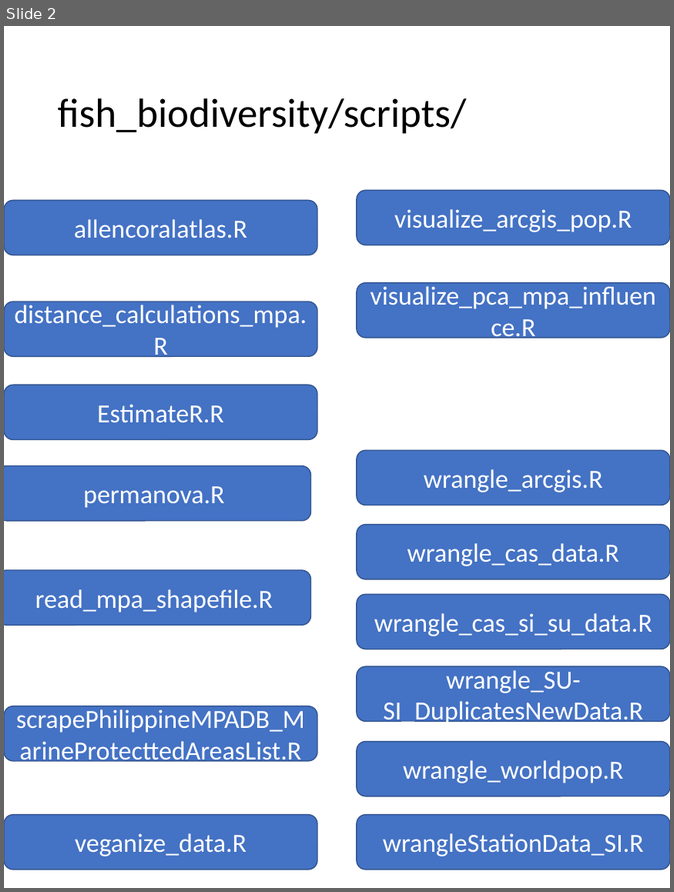
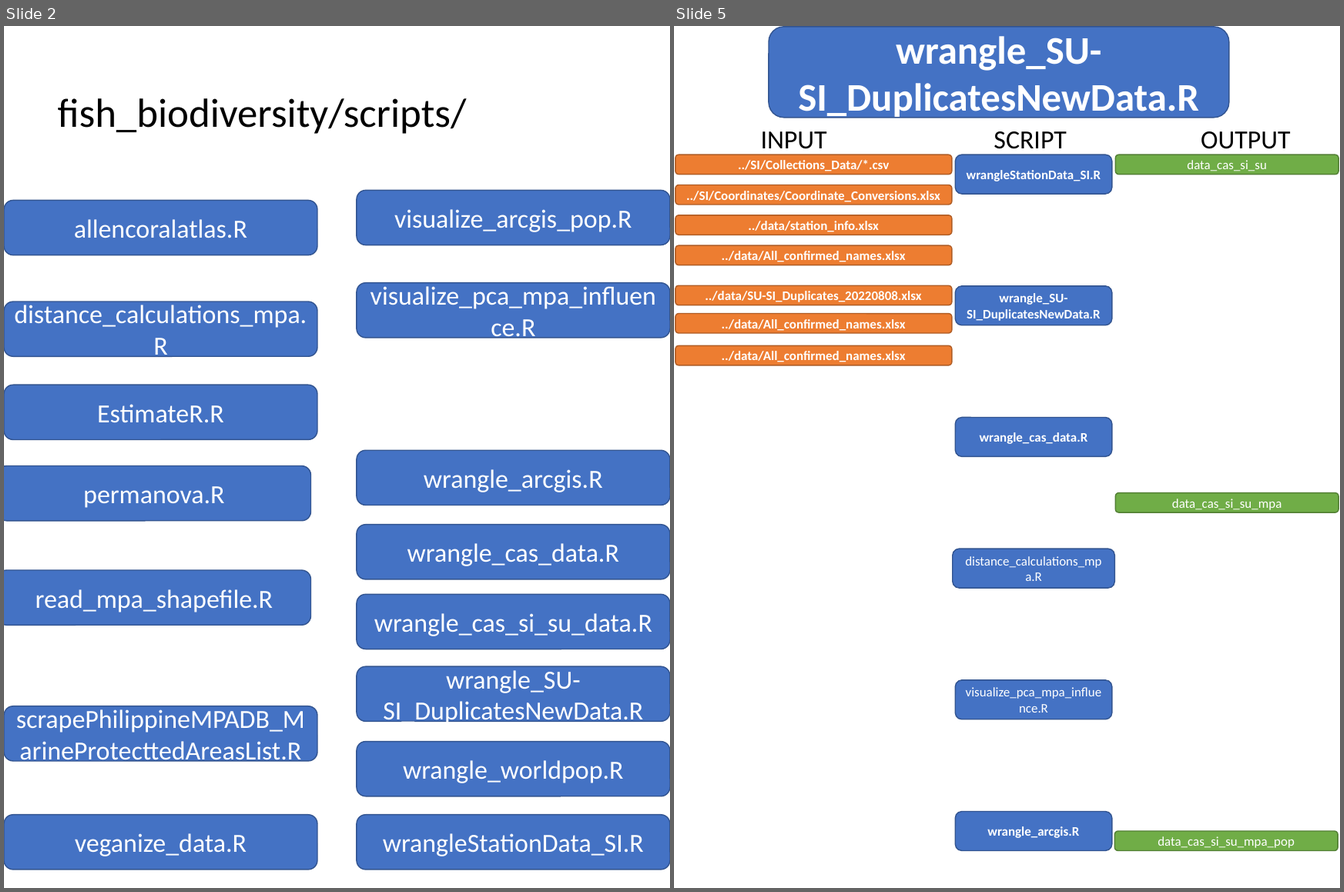
Before and after one commit to philippinespire/fish_biodiversity, a slide deck: scripts/flowchart_scripts.pptx. Shown side by side, each under a label of ours: slide 2 before the commit, slides 2 and 5 after it; the slides between them are not shown. The pictures are 674x892 and 1344x892 pixels, drawn with LibreOffice and Linux fonts; fonts in the diff are those of the drawing. Boxes give left, top, right and bottom in pixels: in the first picture for what was removed or moved away, otherwise in the second. Text is boxed around its words. In the diff, an @@ line names an element or a change of style, - is before the commit and + after.

Commit message:
updating scripts

```diff
--- a/scripts/flowchart_scripts.pptx
+++ b/scripts/flowchart_scripts.pptx
@@ slide 5 added at [674, 26, 1340, 888], background #FFFFFF @@
@@ rounded rectangle added at [769, 27, 1230, 118], fill #4472C4, outline #325491 1 pt, 36 pt, text #FFFFFF, bold @@
+wrangle_SU-SI_DuplicatesNewData.R
@@ text added at [761, 131, 827, 155], 24 pt, text #000000 @@
+INPUT
@@ text added at [994, 131, 1067, 155], 24 pt, text #000000 @@
+SCRIPT
@@ text added at [1201, 131, 1291, 155], 24 pt, text #000000 @@
+OUTPUT
@@ rounded rectangle added at [676, 155, 952, 174], fill #ED7D31, outline #AF5C24 1 pt, 12 pt, text #FFFFFF, bold @@
+../SI/Collections_Data/*.csv
@@ rounded rectangle added at [955, 155, 1112, 194], fill #4472C4, outline #325491 1 pt, 12 pt, text #FFFFFF, bold @@
+wrangleStationData_SI.R
@@ rounded rectangle added at [1115, 155, 1339, 174], fill #70AD47, outline #538035 1 pt, 12 pt, text #FFFFFF @@
+data_cas_si_su
@@ rounded rectangle added at [676, 185, 952, 205], fill #ED7D31, outline #AF5C24 1 pt, 12 pt, text #FFFFFF, bold @@
+../SI/Coordinates/Coordinate_Conversions.xlsx
@@ rounded rectangle added at [676, 215, 952, 235], fill #ED7D31, outline #AF5C24 1 pt, 12 pt, text #FFFFFF, bold @@
+../data/station_info.xlsx
@@ rounded rectangle added at [676, 245, 952, 265], fill #ED7D31, outline #AF5C24 1 pt, 12 pt, text #FFFFFF, bold @@
+../data/All_confirmed_names.xlsx
@@ rounded rectangle added at [676, 285, 952, 305], fill #ED7D31, outline #AF5C24 1 pt, 12 pt, text #FFFFFF, bold @@
+../data/SU-SI_Duplicates_20220808.xlsx
@@ rounded rectangle added at [955, 286, 1112, 326], fill #4472C4, outline #325491 1 pt, 12 pt, text #FFFFFF, bold @@
+wrangle_SU-SI_DuplicatesNewData.R
@@ rounded rectangle added at [676, 313, 952, 333], fill #ED7D31, outline #AF5C24 1 pt, 12 pt, text #FFFFFF, bold @@
+../data/All_confirmed_names.xlsx
@@ rounded rectangle added at [676, 346, 952, 366], fill #ED7D31, outline #AF5C24 1 pt, 12 pt, text #FFFFFF, bold @@
+../data/All_confirmed_names.xlsx
@@ rounded rectangle added at [955, 417, 1112, 456], fill #4472C4, outline #325491 1 pt, 12 pt, text #FFFFFF, bold @@
+wrangle_cas_data.R
@@ rounded rectangle added at [1115, 493, 1339, 513], fill #70AD47, outline #538035 1 pt, 12 pt, text #FFFFFF @@
+data_cas_si_su_mpa
@@ rounded rectangle added at [953, 549, 1115, 588], fill #4472C4, outline #325491 1 pt, 12 pt, text #FFFFFF @@
+distance_calculations_mpa.R
@@ rounded rectangle added at [955, 680, 1112, 720], fill #4472C4, outline #325491 1 pt, 12 pt, text #FFFFFF @@
+visualize_pca_mpa_influence.R
@@ rounded rectangle added at [955, 811, 1112, 851], fill #4472C4, outline #325491 1 pt, 12 pt, text #FFFFFF, bold @@
+wrangle_arcgis.R
@@ rounded rectangle added at [1114, 831, 1338, 851], fill #70AD47, outline #538035 1 pt, 12 pt, text #FFFFFF @@
+data_cas_si_su_mpa_pop
```
Also in this commit, not shown: 1 slide changed, 1 other slide added, 2 other files.
